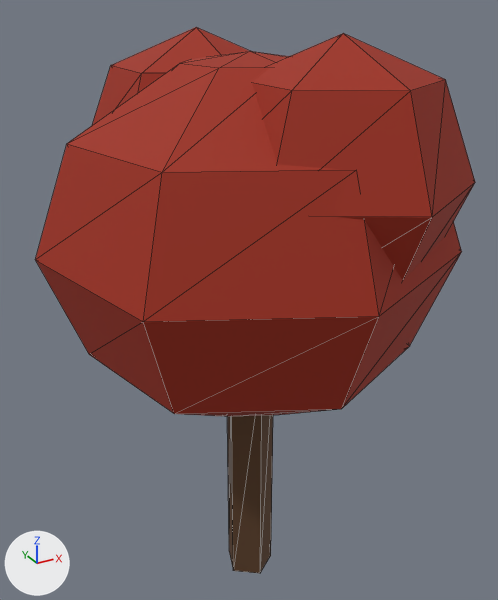
The glTF model land_tree_red_maple.glb, before and after one commit.
Both versions are drawn from a camera (50 mm lens) standing at (-4.0, -7.28, 8.06) and looking at (0.1, 0.18, 4.33). Arrows for +X, +Y and +Z are at lower left; the lights stay in place. The picture after the commit comes second. Mesh edges are drawn as thin lines. Vertices at exactly the same position are counted once.
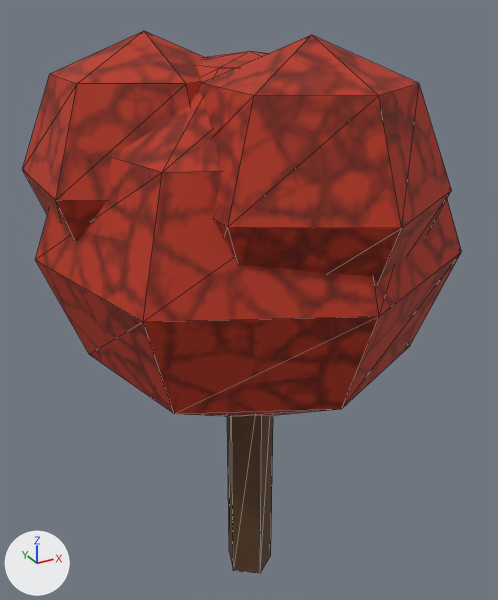
Boxes [x1, y1, x2, y2] around the edits, measured in the pictures (498 x 600 px; the box of a moved part takes in the faces that stretch with it):
'Mesh_0', surface changed, reshaped: before [35, 27, 475, 573]; after [23, 31, 462, 573]
part 1 of me_mesh_0, moved or reshaped: before [252, 33, 475, 280]; after [198, 35, 452, 283]
part 2 of me_mesh_0, moved or reshaped: before [92, 27, 252, 125]; after [23, 31, 206, 243]

The change, as a diff of the scene's bpy script:
```diff
--- a/land_tree_red_maple.glb.py
+++ b/land_tree_red_maple.glb.py
@@ img_tex_foliage_png @@
+img_tex_foliage_png = load_image('tex_foliage.png', 'tex_foliage.png', 256, 256, 'sRGB')
@@ mat_land_leaf_red @@
 n0 = _N.new('ShaderNodeBsdfPrincipled'); n0.name = 'Principled BSDF'
-n0.inputs[0].default_value = (0.349, 0.023, 0.0063, 1.0)  # 'Base Color', red #9f2a13
 n0.inputs[2].default_value = 0.8  # 'Roughness'
 n1 = _N.new('ShaderNodeOutputMaterial'); n1.name = 'Material Output'
+n2 = _N.new('ShaderNodeMix'); n2.name = 'Mix'
+n2.data_type = 'RGBA'
+n2.blend_type = 'MULTIPLY'
+n2.inputs[0].default_value = 1.0  # 'Factor'
+n2.inputs[7].default_value = (0.463, 0.0305, 0.0084, 1.0)  # 'B', red #b53117
+n3 = _N.new('ShaderNodeTexImage'); n3.name = 'Image Texture'
+n3.image = img_tex_foliage_png
 _L.new(n0.outputs[0], n1.inputs[0])  # 'BSDF' to 'Surface'
+_L.new(n2.outputs[2], n0.inputs[0])  # 'Result' to 'Base Color'
+_L.new(n3.outputs[0], n2.inputs[6])  # 'Color' to 'A'
@@ me_mesh_0 @@
 # used by ob_mesh_0; location = (0.0, 0.0, 0.0)
-me_mesh_0.from_pydata(...)  # 106 vertices, 164 faces; spans x -2.53..2.53, y -2.6..2.72, z 0.0..7.72
+me_mesh_0.from_pydata(...)  # 106 vertices, 164 faces; spans x -2.53..2.53, y -2.73..2.34, z 0.0..7.72
+# me_mesh_0 part 1: the loose piece of 20 vertices spanning x -0.81..1.89, y -2.6..0.52, z 4.6..7.72 is moved by (-0.48, -0.13, 0.0)
+# me_mesh_0 part 2: the loose piece of 20 vertices spanning x -1.47..1.24, y -0.4..2.72, z 4.6..7.72 is moved by (-0.95, -0.68, 0.0)
+# me_mesh_0 part 3: texture (UV) coordinates changed
 me_mesh_0.materials.append(mat_land_trunk)
```
